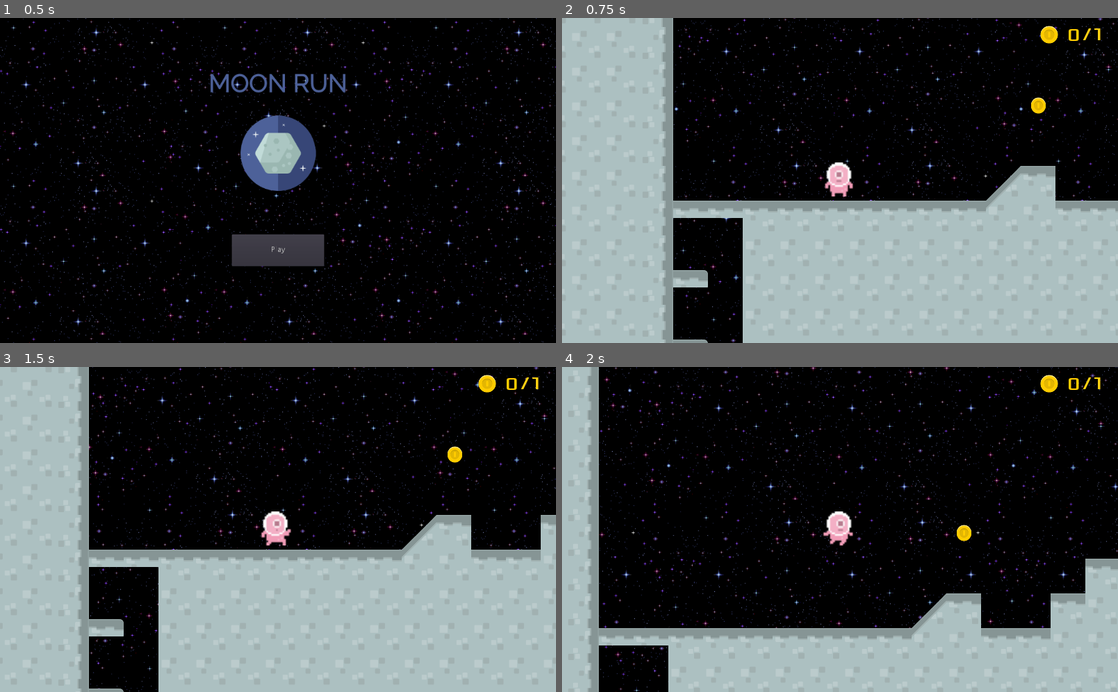
Above: before the commit, frames 1-4 (two rows, left to right).
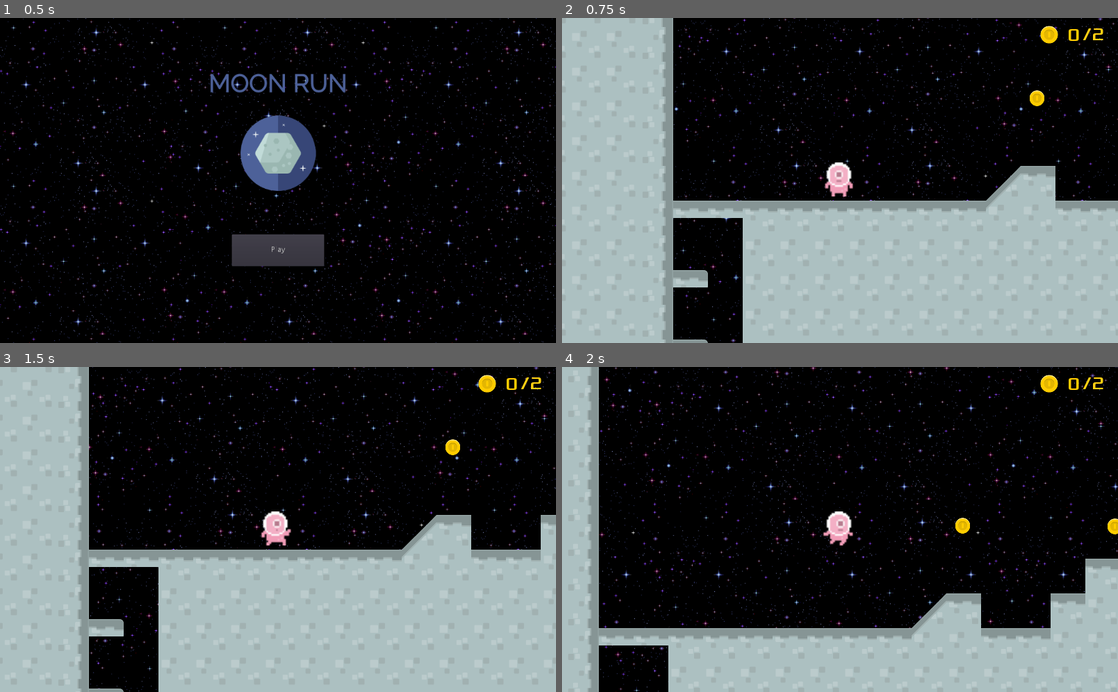
Above: after the commit, the same moments.

Repository: bsu-cs315/P2-MoonRun
Game: Godot game, scene res://src/MainMenu.tscn
Same seed, same stepped clock (60 frames per second), same inputs: the game is played once before the commit and once after it.
Inputs:
- Up to frame 1 (0.5 s): no input
- Up to frame 2 (0.75 s): click "Play" at 0.5 s
- Up to frame 3 (1.5 s): tap Enter at 1.25 s; hold Right (walk_right) from 1.28 s (still down); hold Down (crouch) from 1.28 s (still down)
- Up to frame 4 (2 s): keep holding Right (walk_right); keep holding Down (crouch); tap Space (jump) at 1.52 s

Frame 1 is identical in both runs. In frame 2, 0.2% of the frame differs, in the area x 84-98%, y 3-30%; in frame 3, 0.2%; in frame 4, 0.3%, in the area x 70-100%, y 3-54%.

Commit message:
Added Coin Sound Effects

Diff:
--- a/project/src/Game.tscn
+++ b/project/src/Game.tscn
@@ -57,7 +57,7 @@
 custom_fonts/font = SubResource( 2 )
 custom_colors/font_color = Color( 1, 0.815686, 0.0705882, 1 )
 custom_colors/font_outline_modulate = Color( 1, 0.8, 0, 1 )
-text = "/1"
+text = "/2"
 __meta__ = {
 "_edit_use_anchors_": false
 }
--- a/project/src/Level.gd
+++ b/project/src/Level.gd
@@ -10,7 +10,7 @@
 
 func _on_Flag_body_entered(body):
 	if body.get_name() == "Player":
-		if _coins_collected == 1:
+		if _coins_collected == 2:
 			print("Flag Collected!")
 			_flag_collected = true
 
@@ -19,5 +19,14 @@
 func _on_Coin_body_entered(body):
 	if body.get_name() == "Player":
 		print("Coin Collected!")
+		$CoinCollection.play()
 		_coins_collected += 1
 		$Coin.queue_free()
+
+
+func _on_Coin2_body_entered(body):
+	if body.get_name() == "Player":
+		print("Coin2 Collected!")
+		$CoinCollection.play()
+		_coins_collected += 1
+		$Coin2.queue_free()
--- a/project/src/Level.tscn
+++ b/project/src/Level.tscn
@@ -23,6 +23,7 @@
 [ext_resource path="res://src/Level.gd" type="Script" id=21]
 [ext_resource path="res://assets/levelPieces/flagBlue2.png" type="Texture" id=22]
 [ext_resource path="res://assets/levelPieces/coinGold.png" type="Texture" id=23]
+[ext_resource path="res://assets/sounds/CoinCollection.wav" type="AudioStream" id=24]
 
 [sub_resource type="ConvexPolygonShape2D" id=1]
 points = PoolVector2Array( 0, 0, 129, 0, 129, 128, 0, 128 )
@@ -472,7 +473,7 @@
 } ]
 
 [sub_resource type="CircleShape2D" id=23]
-radius = 16.2109
+radius = 15.9127
 
 [node name="Level" type="Node2D"]
 script = ExtResource( 21 )
@@ -527,15 +528,35 @@
 playing = true
 
 [node name="Coin" type="Area2D" parent="."]
+position = Vector2( 478.169, 387.249 )
+__meta__ = {
+"_edit_group_": true
+}
 
 [node name="CollisionShape2D" type="CollisionShape2D" parent="Coin"]
 visible = false
-position = Vector2( 481.336, 401.237 )
 shape = SubResource( 23 )
 
 [node name="CoinSprite" type="Sprite" parent="Coin"]
-position = Vector2( 481.055, 400.346 )
 scale = Vector2( 0.429688, 0.453125 )
 texture = ExtResource( 23 )
+
+[node name="Coin2" type="Area2D" parent="."]
+position = Vector2( 758.784, 388.372 )
+__meta__ = {
+"_edit_group_": true
+}
+
+[node name="CollisionShape2D" type="CollisionShape2D" parent="Coin2"]
+visible = false
+shape = SubResource( 23 )
+
+[node name="CoinSprite" type="Sprite" parent="Coin2"]
+scale = Vector2( 0.429688, 0.453125 )
+texture = ExtResource( 23 )
+
+[node name="CoinCollection" type="AudioStreamPlayer2D" parent="."]
+stream = ExtResource( 24 )
 [connection signal="body_entered" from="Flag" to="." method="_on_Flag_body_entered"]
 [connection signal="body_entered" from="Coin" to="." method="_on_Coin_body_entered"]
+[connection signal="body_entered" from="Coin2" to="." method="_on_Coin2_body_entered"]
--- a/project/src/Player.tscn
+++ b/project/src/Player.tscn
@@ -23,9 +23,9 @@
 "name": "Down",
 "speed": 5.0
 }, {
-"frames": [ ExtResource( 5 ) ],
-"loop": true,
-"name": "Standing",
+"frames": [ ExtResource( 6 ), ExtResource( 1 ) ],
+"loop": false,
+"name": "Jumping",
 "speed": 5.0
 }, {
 "frames": [ ExtResource( 3 ), ExtResource( 7 ) ],
@@ -33,15 +33,15 @@
 "name": "Walking",
 "speed": 5.0
 }, {
-"frames": [ ExtResource( 6 ), ExtResource( 1 ) ],
-"loop": false,
-"name": "Jumping",
-"speed": 5.0
-}, {
 "frames": [ ExtResource( 5 ), ExtResource( 10 ), ExtResource( 3 ), ExtResource( 6 ), ExtResource( 1 ), ExtResource( 11  …(186 unchanged characters)…
 "loop": false,
 "name": "Dance",
 "speed": 3.0
+}, {
+"frames": [ ExtResource( 5 ) ],
+"loop": true,
+"name": "Standing",
+"speed": 5.0
 } ]
 
 [sub_resource type="Curve" id=3]
Not shown, added: project/assets/sounds/CoinCollection.wav.import
Not shown: 1 places in project/src/Level.tscn that only renumber resources
Not shown, changed: README.md
Not shown, added: project/assets/sounds/CoinCollection.wav
